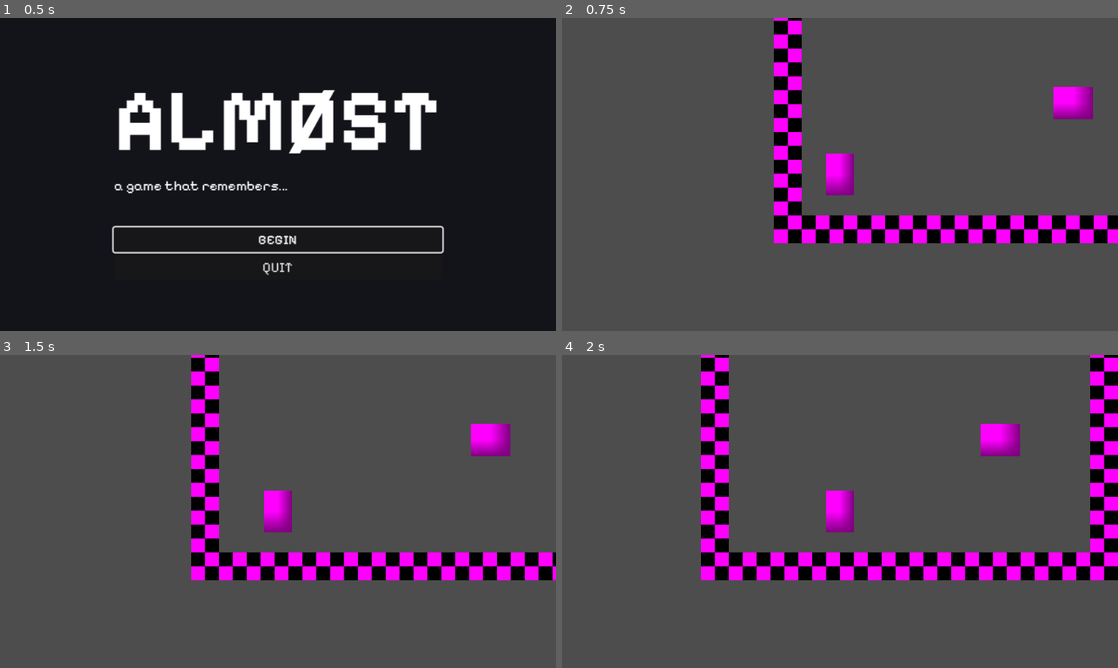
Above: before the commit, frames 1-4 (two rows, left to right).
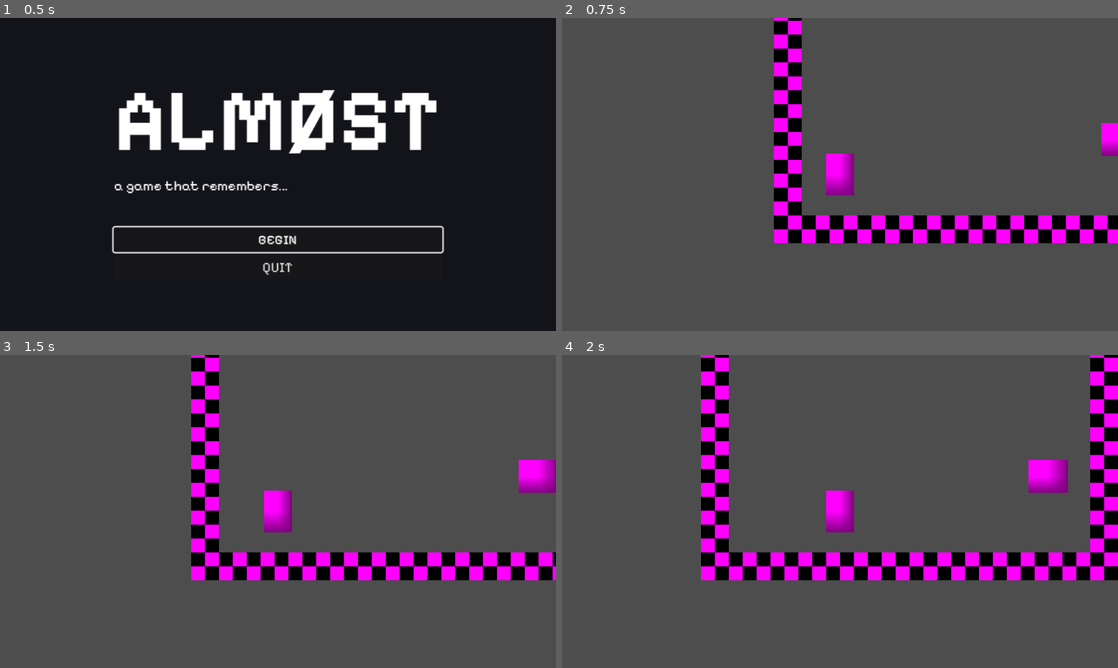
Above: after the commit, the same moments.

Repository: northstarstudios/almost
Game: Godot game, scene res://scenes/rooms/main_menu.tscn
Same seed, same stepped clock (60 frames per second), same inputs: the game is played once before the commit and once after it. Before the commit the project starts from res://scenes/rooms/intro_scene.tscn.
Inputs:
- Up to frame 1 (0.5 s): no input
- Up to frame 2 (0.75 s): click "BEGIN" at 0.5 s
- Up to frame 3 (1.5 s): tap Enter (interact) at 1.25 s; hold D (move_right) from 1.28 s (still down); hold Enter (interact) from 1.28 s (still down)
- Up to frame 4 (2 s): keep holding D (move_right); keep holding Enter (interact)

Frame 1 is identical in both runs. In frame 2, 1.1% of the frame differs, in the area x 88-100%, y 22-44%; in frame 3, 1.5%; in frame 4, 1.5%, in the area x 75-91%, y 22-44%.

Commit message:
rename mainmenu

Diff:
--- a/scenes/rooms/beginning/beginning_room.tscn
+++ b/scenes/rooms/beginning/beginning_room.tscn
@@ -64,7 +64,7 @@
 position = Vector2(76, 113)
 
 [node name="Aster" type="Area2D" parent="." node_paths=PackedStringArray("dialogue_box")]
-position = Vector2(361, 30)
+position = Vector2(416, 72)
 collision_layer = 2
 collision_mask = 0
 script = SubResource("GDScript_6pla5")
--- a/scenes/rooms/intro_scene.tscn
+++ b/scenes/rooms/main_menu.tscn
@@ -1,10 +1,10 @@
 [gd_scene load_steps=6 format=3 uid="uid://ccyathhiguplp"]
 
-[ext_resource type="FontFile" uid="uid://yatbsi6pafmh" path="res://assets/fonts/Pixelify_Sans/static/PixelifySans-Bold.ttf" id="1_admhp"]
-[ext_resource type="Script" uid="uid://cfj6dbwg6f7xi" path="res://scripts/main_menu.gd" id="1_kfb53"]
-[ext_resource type="FontFile" uid="uid://d2vctdbm4xesi" path="res://assets/fonts/Pixelify_Sans/PixelifySans-VariableFont_wght.ttf" id="2_kfb53"]
-[ext_resource type="FontFile" uid="uid://x6s8am4a6n2f" path="res://assets/fonts/Pixelify_Sans/static/PixelifySans-Medium.ttf" id="3_sdkn4"]
-[ext_resource type="FontFile" uid="uid://cmttydh2xbtuj" path="res://assets/fonts/Pixelify_Sans/static/PixelifySans-Regular.ttf" id="4_5gwra"]
+[ext_resource type="Script" uid="uid://cfj6dbwg6f7xi" path="res://scripts/main_menu.gd" id="1_dn3hh"]
+[ext_resource type="FontFile" uid="uid://yatbsi6pafmh" path="res://assets/fonts/Pixelify_Sans/static/PixelifySans-Bold.ttf" id="2_xdumk"]
+[ext_resource type="FontFile" uid="uid://d2vctdbm4xesi" path="res://assets/fonts/Pixelify_Sans/PixelifySans-VariableFont_wght.ttf" id="3_8cutk"]
+[ext_resource type="FontFile" uid="uid://x6s8am4a6n2f" path="res://assets/fonts/Pixelify_Sans/static/PixelifySans-Medium.ttf" id="4_iigk5"]
+[ext_resource type="FontFile" uid="uid://cmttydh2xbtuj" path="res://assets/fonts/Pixelify_Sans/static/PixelifySans-Regular.ttf" id="5_vbljx"]
 
 [node name="MainMenu" type="Control"]
 layout_mode = 3
--- a/scenes/rooms/mainmenu.tscn
+++ /dev/null
@@ -1,3 +0,0 @@
-[gd_scene format=3 uid="uid://b0qtbw5e2yuuy"]
-
-[node name="IntroScene" type="Node2D"]
Not shown: 3 places in scenes/rooms/main_menu.tscn that only renumber resources
